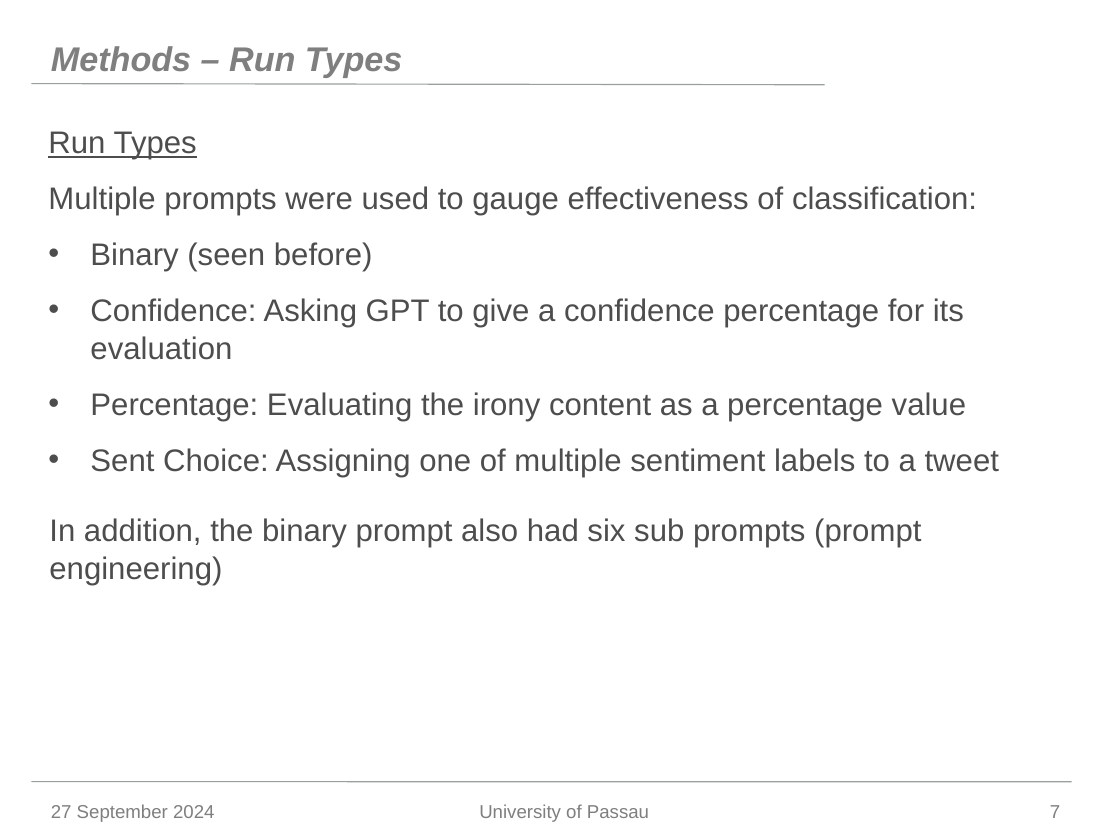
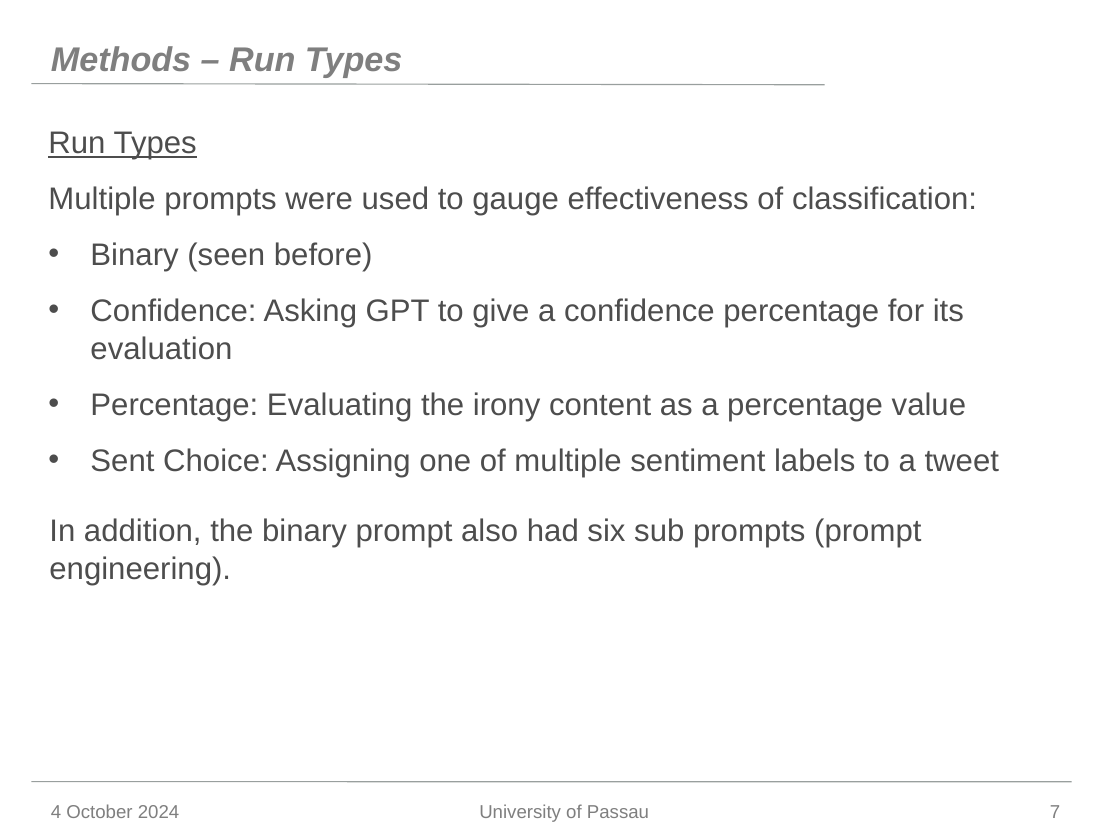
Before and after one commit to Jonas-Barth/bachelor, a slide deck: slide 7 of Writing/Präsentation.pptx. Drawn at 1120x840 pixels with LibreOffice and Linux fonts; fonts in the diff are those of the drawing; background and template pictures are left out. Boxes give left, top, right and bottom in pixels: in the first picture for what was removed or moved away, otherwise in the second. Text is boxed around its words. In the diff, an @@ line names an element or a change of style, - is before the commit and + after.

```diff
--- a/Writing/Präsentation.pptx
+++ b/Writing/Präsentation.pptx
@@ text at box(49, 518, 921, 585): text changed @@
-In addition, the binary prompt also had six sub prompts (prompt engineering)
+In addition, the binary prompt also had six sub prompts (prompt engineering).
@@ text at box(51, 804, 179, 818): text changed @@
-27 September 2024
+4 October 2024
```
Also in this commit, not shown: 7 other slides changed, 12 slides added, 2 slides removed.
